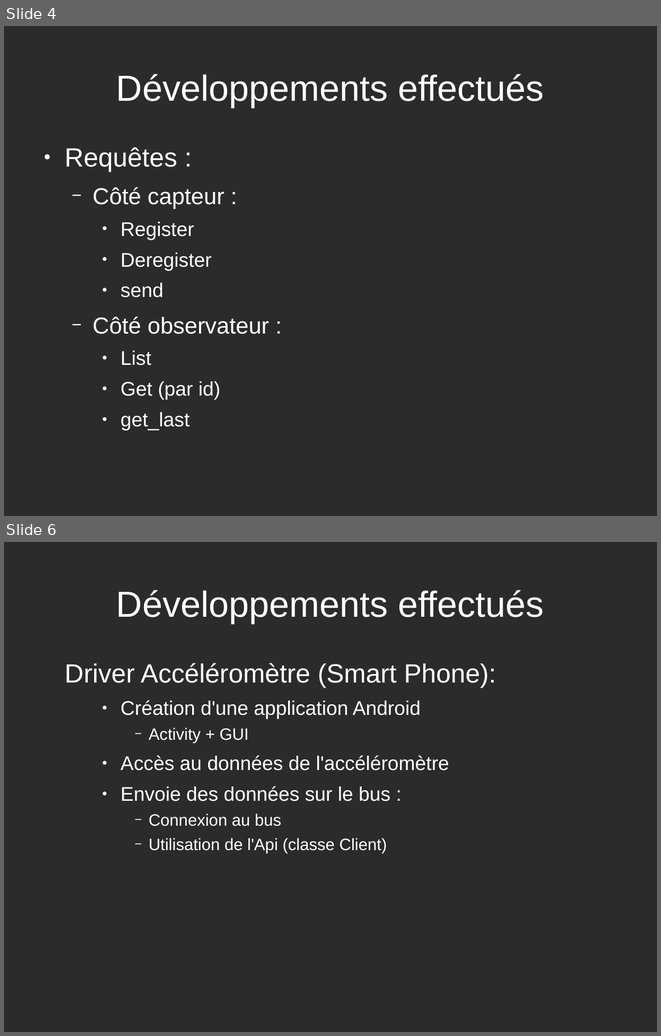
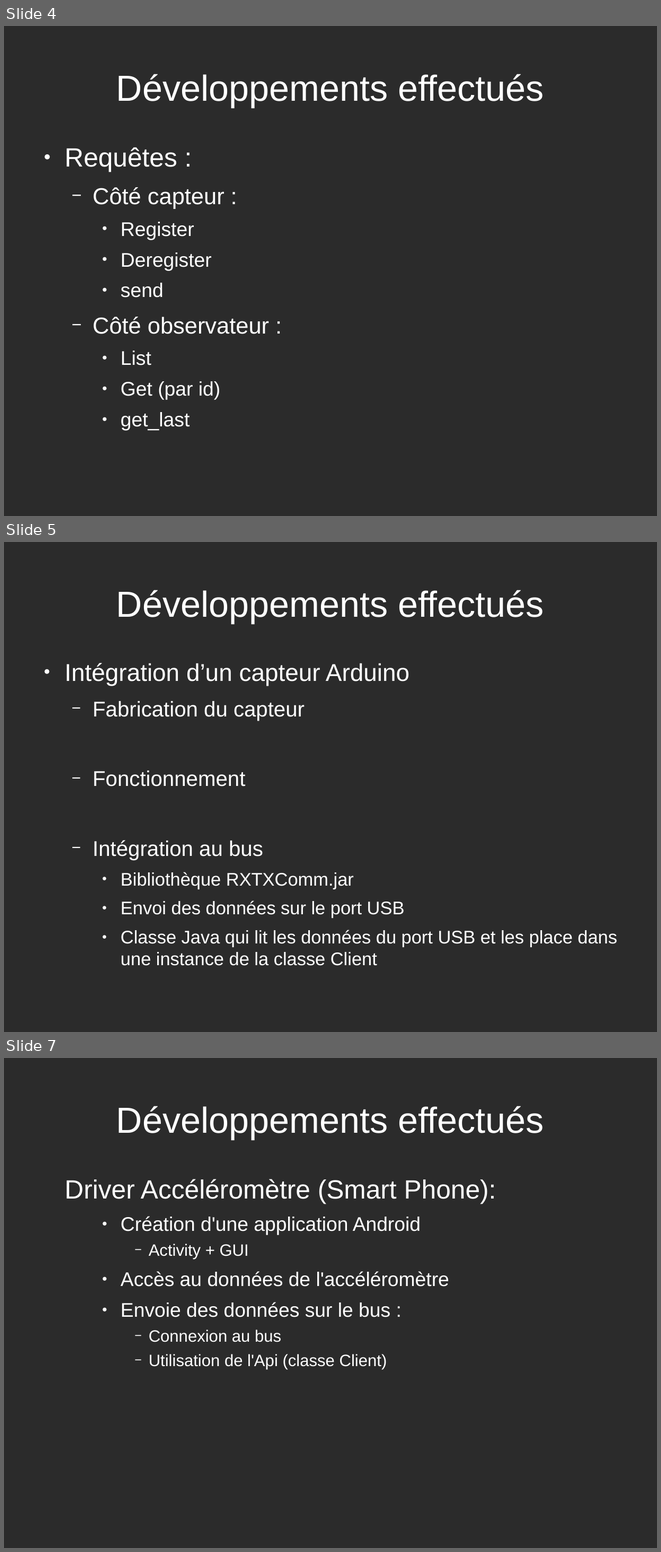
Before and after one commit to rrhardy/projet_techno_grp_5, a slide deck: rendu/transparents.odp. Shown one above the other, each under a label of ours: slides 4 and 6 before the commit, slides 4, 5 and 7 after it; the slides between them are not shown. The pictures are 661x1036 and 661x1552 pixels, drawn with LibreOffice and Linux fonts; fonts in the diff are those of the drawing; background and template pictures are left out; a plain dark background stands for a picture behind light text. Boxes give left, top, right and bottom in pixels: in the first picture for what was removed or moved away, otherwise in the second. Text is boxed around its words. In the diff, an @@ line names an element or a change of style, - is before the commit and + after.

```diff
--- a/rendu/transparents.odp
+++ b/rendu/transparents.odp
@@ slide 5 added at <box>4,542,657,1032</box>, background picture (left out) @@
@@ title added at <box>116,590,544,623</box>, 44 pt, text #FFFFFF @@
+Développements effectués
@@ text added at <box>64,663,617,965</box>, 22.2 pt, text #FFFFFF @@
+● Intégration d’un capteur Arduino
+  − Fabrication du capteur
+  − Fonctionnement
+  − Intégration au bus
+    ● Bibliothèque RXTXComm.jar
+    ● Envoi des données sur le port USB
+    ● Classe Java qui lit les données du port USB et les place dans une instance de la classe Client
@@ what was slide 6 is now slide 7 @@
```
Also in this commit, not shown: 2 slides changed, 3 other files.
